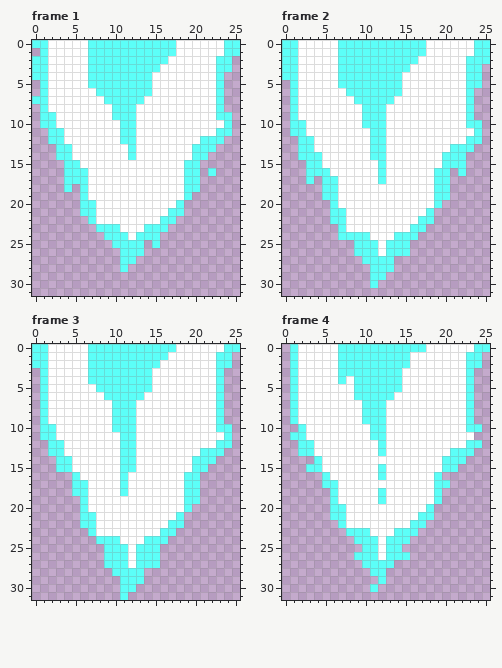
A pixel-art file gets an edit: bin/img/animation/ship-engine/Sprite-0001.aseprite. Above is the file before it was changed.
26x32 pixels, 5 frames. Shown: frame 1, frame 2, frame 3, frame 4. The commit also changed other frames, which this record leaves out.
The same view after the edit:
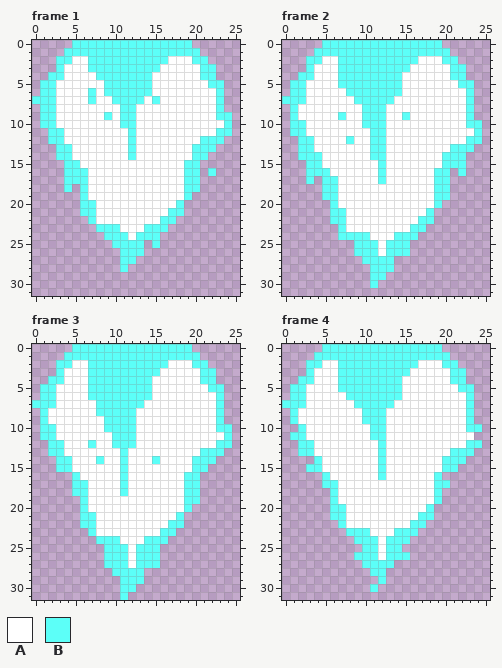
Palette (. is transparent): A #ffffff  B #5cfff8
The exact change:
Frame 1, layer "Layer 1":
y 0: x 0..6 BBAAAAA -> .....BB; x 18..25 AAAAAABB -> BB......
y 1: x 1..6 BAAAAA -> ...BBB; x 18..25 AAAAAABB -> BBB.....
y 2: x 0..4 BBAAA -> ...BB; x 20..24 AAABB -> BB...
y 3: x 0..3 BBAA -> ...B; x 21..24 AABB -> BB..
y 4: x 0..3 BBAA -> ..BB; x 7 B -> A; x 21..23 AAB -> BB.
y 5: x 2 A -> B; x 7..8 BB -> AA; x 22 A -> B
y 6: x 2 A -> B; x 7..8 AB -> BA
y 7: x 2 A -> B; x 7 A -> B; x 9 B -> A; x 15 A -> B
y 8: x 2 A -> B; x 10 B -> A
y 9: x 9..10 AB -> BA
y 11..12: x 11 B -> A
Frame 2, layer "Layer 1":
y 0: x 0..6 BBAAAAA -> .....BB; x 18..25 AAAAAABB -> BB......
y 1: x 0..6 BBAAAAA -> ....BBB; x 18..25 AAAAAABB -> BBB.....
y 2: x 0..4 BBAAA -> ...BB; x 20..25 AAABBB -> BB....
y 3: x 0..3 BBAA -> ...B; x 21..24 AABB -> BB..
y 4: x 0..3 BBAA -> ..BB; x 21..24 AABB -> BB..
y 5: x 2 A -> B; x 22 A -> B; x 24 B -> .
y 6: x 2 A -> B
y 7: x 0 . -> B; x 2 A -> B
y 9: x 7 A -> B; x 15 A -> B
y 12: x 8 A -> B
Frame 3, layer "Layer 1":
y 0: x 0..6 BBAAAAA -> .....BB; x 18..25 AAAAAABB -> BB......
y 1: x 0..6 BBAAAAA -> ....BBB; x 17..24 AAAAAABB -> BBBB....
y 2: x 0..4 BBAAA -> ...BB; x 16 A -> B; x 20..24 AAABB -> BB...
y 3: x 1..3 BAA -> ..B; x 15 A -> B; x 21..23 AAB -> BB.
y 4: x 1..3 BAA -> .BB; x 21..23 AAB -> BB.
y 5: x 2 A -> B; x 7 A -> B; x 22 A -> B
y 6: x 2 A -> B; x 7..8 AA -> BB; x 14 A -> B
y 7: x 0 . -> B; x 2 A -> B; x 8..9 AA -> BB; x 13 A -> B
y 8: x 8..9 AA -> BB
y 9..10: x 9 A -> B
y 11: x 10 A -> B
y 12: x 7 A -> B; x 10 A -> B
y 13: x 12 B -> A
y 14: x 8 A -> B; x 12 B -> A; x 15 A -> B
y 15: x 12 B -> A
Frame 4, layer "Layer 1":
y 0: x 1..6 BAAAAA -> ....BB; x 18..25 AAAAAABB -> BB......
y 1: x 1..6 BAAAAA -> ...BBB; x 16..24 AAAAAAABB -> BBBBB....
y 2: x 1..4 BAAA -> ..BB; x 16 A -> B; x 20..24 AAABB -> BB...
y 3: x 1..3 BAA -> ..B; x 15 A -> B; x 21..23 AAB -> BB.
y 4: x 1..3 BAA -> .BB; x 8 A -> B; x 21..23 AAB -> BB.
y 5: x 2 A -> B; x 7..8 AA -> BB; x 22 A -> B
y 6: x 2 A -> B; x 8 A -> B; x 14 A -> B
y 7: x 0 . -> B; x 2 A -> B; x 9 A -> B; x 13 A -> B
y 14: x 12 A -> B
y 18..19: x 12 B -> A
